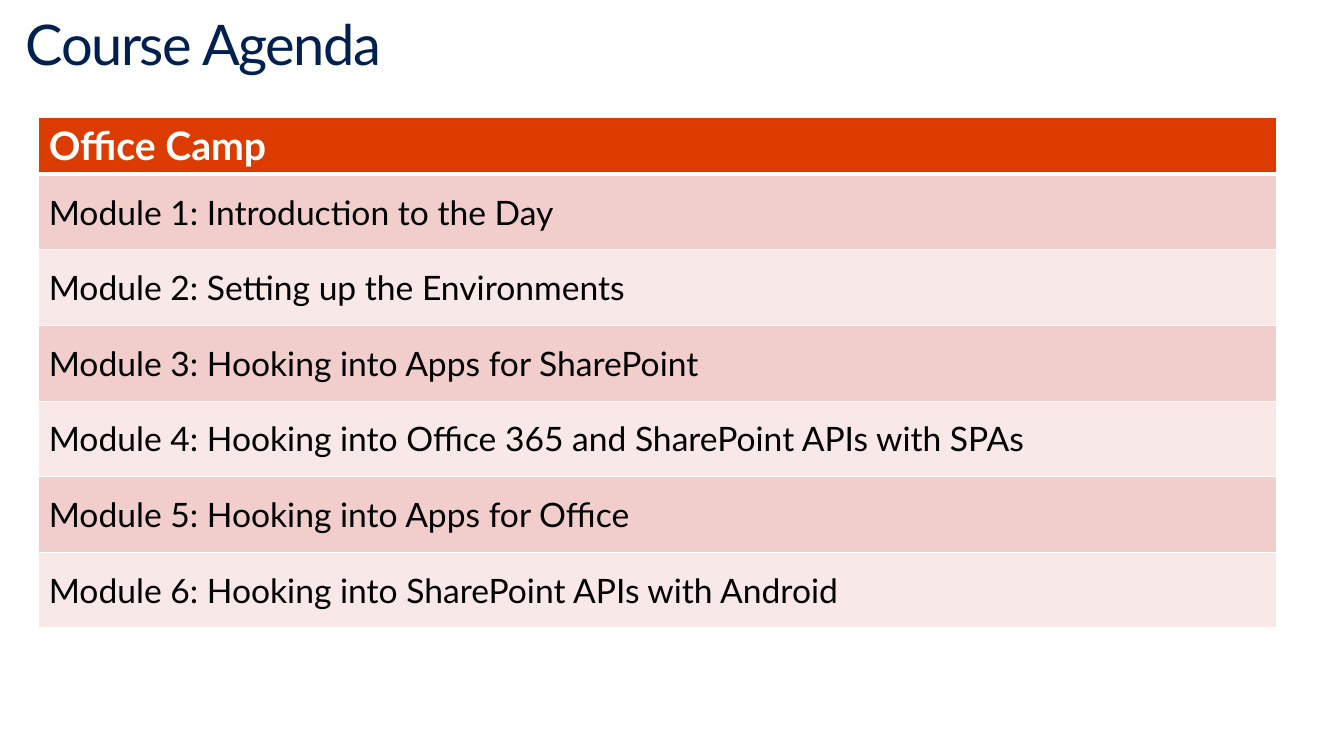
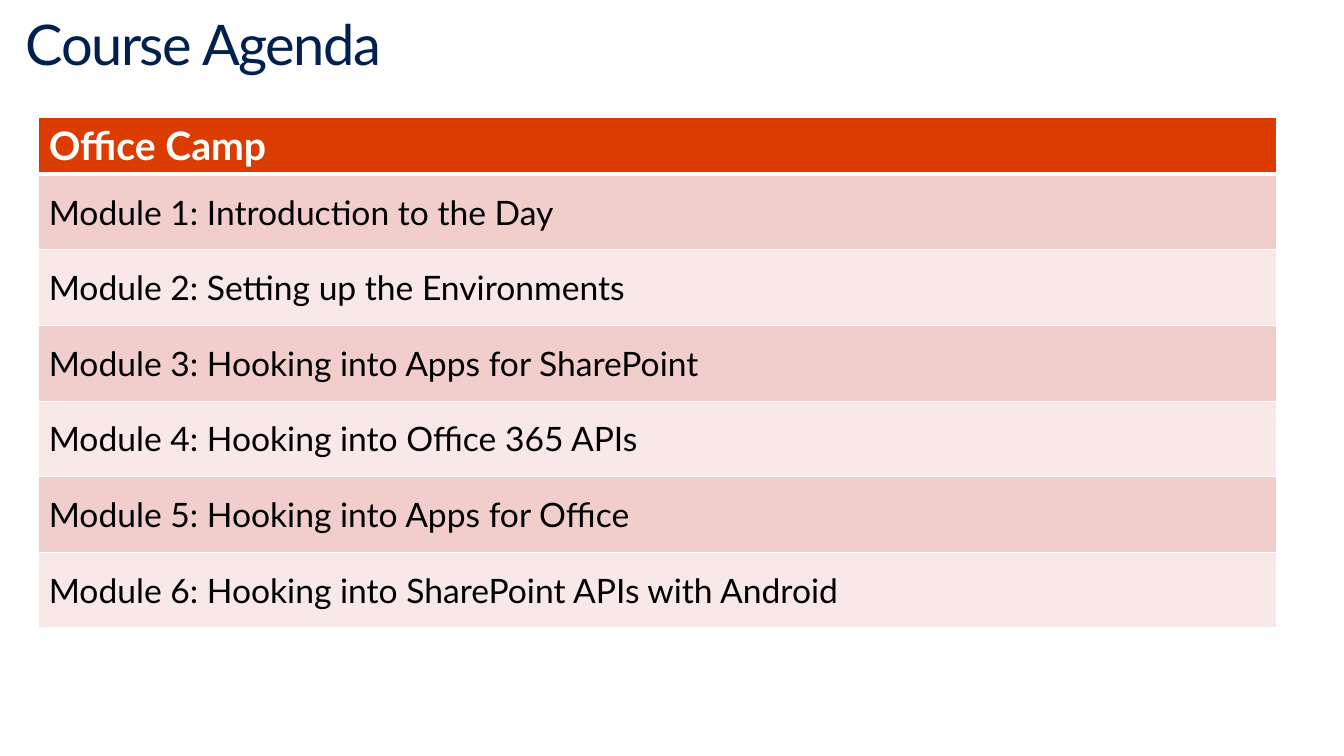
Before and after one commit to stinethebean/DevCampTraining, a slide deck: slide 2 of 06.Hook into SharePoint APIs with Android/06.Hook into SharePoint APIs with Android.pptx. Drawn at 1344x756 pixels with LibreOffice and Linux fonts; fonts in the diff are those of the drawing. Boxes give left, top, right and bottom in pixels: in the first picture for what was removed or moved away, otherwise in the second. Text is boxed around its words. In the diff, an @@ line names an element or a change of style, - is before the commit and + after.

Commit message:
Presentation Updates

```diff
--- a/06.Hook into SharePoint APIs with Android/06.Hook into SharePoint APIs with Android.pptx
+++ b/06.Hook into SharePoint APIs with Android/06.Hook into SharePoint APIs with Android.pptx
@@ table at [38, 117, 1276, 628] @@
-row 5, column 1: Module 4: Hooking into Office 365 and SharePoint APIs with SPAs
+row 5, column 1: Module 4: Hooking into Office 365 APIs
```
Also in this commit, not shown: 1 other slide changed, 4 other files.
